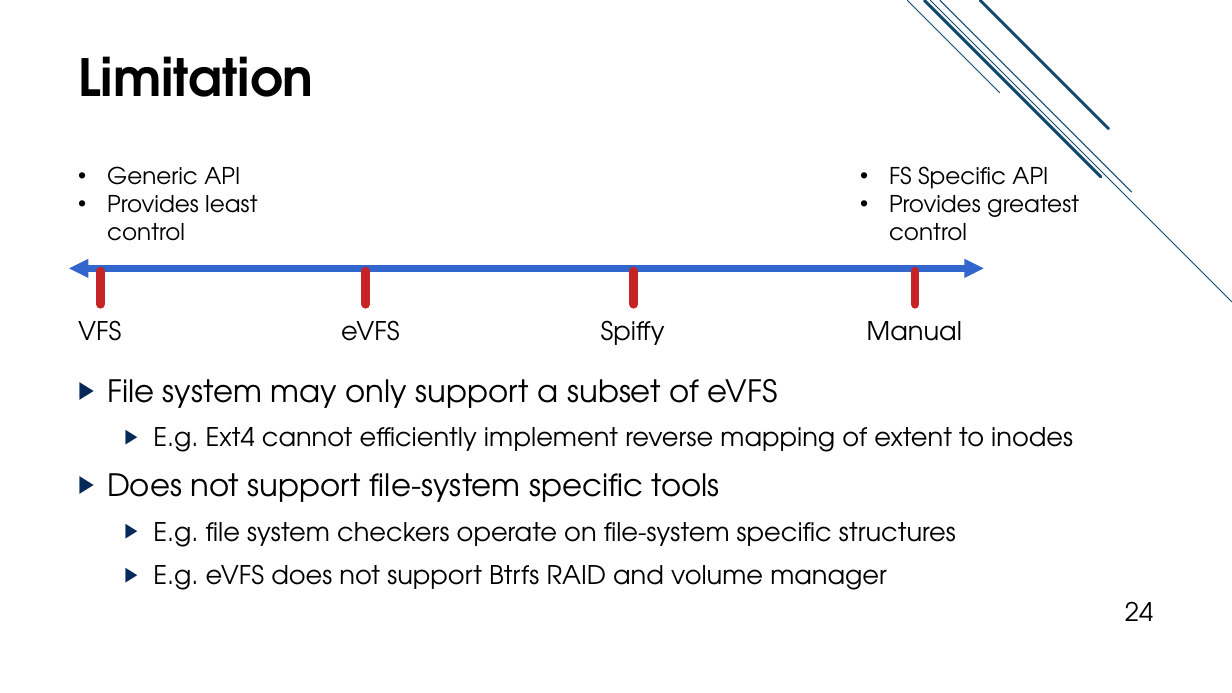
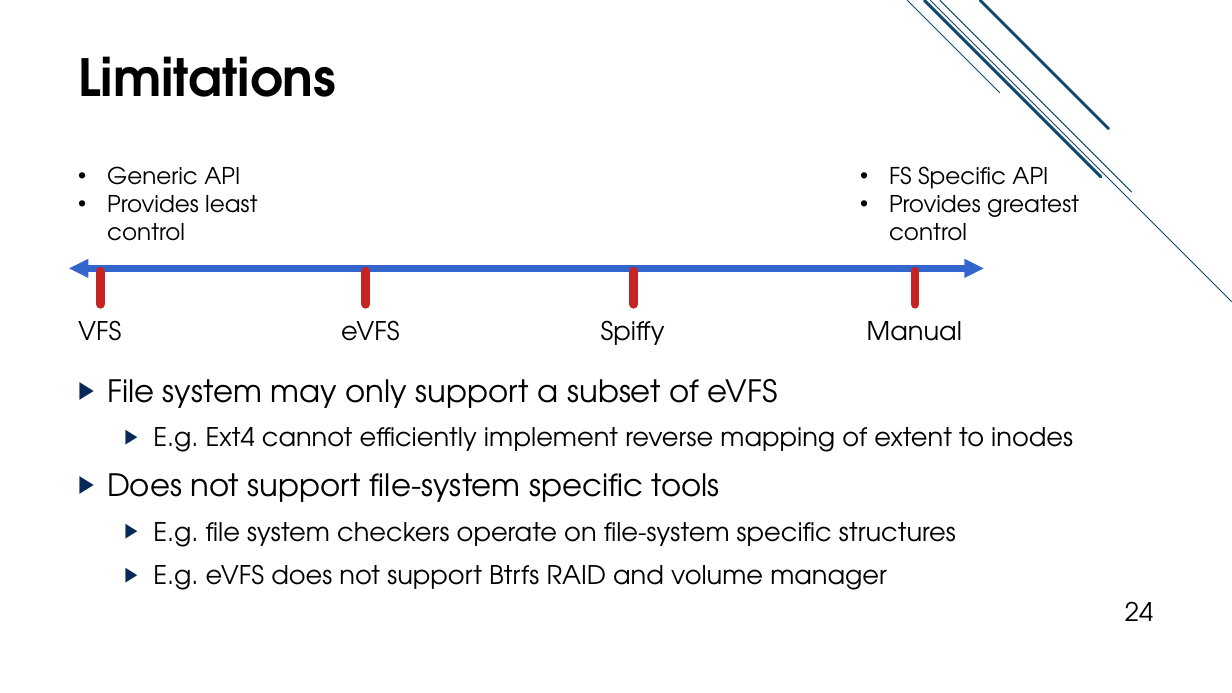
Before and after one commit to jacksun007/evfs-paper, a slide deck: slide 24 of slide/evfs_talk.pptx. Drawn at 1232x693 pixels with LibreOffice and Linux fonts; fonts in the diff are those of the drawing. Boxes give left, top, right and bottom in pixels: in the first picture for what was removed or moved away, otherwise in the second. Text is boxed around its words. In the diff, an @@ line names an element or a change of style, - is before the commit and + after.

```diff
--- a/slide/evfs_talk.pptx
+++ b/slide/evfs_talk.pptx
@@ title at bbox=[78, 56, 336, 97]: text changed @@
-Limitation
+Limitations
```
Also in this commit, not shown: 2 other slides changed.
